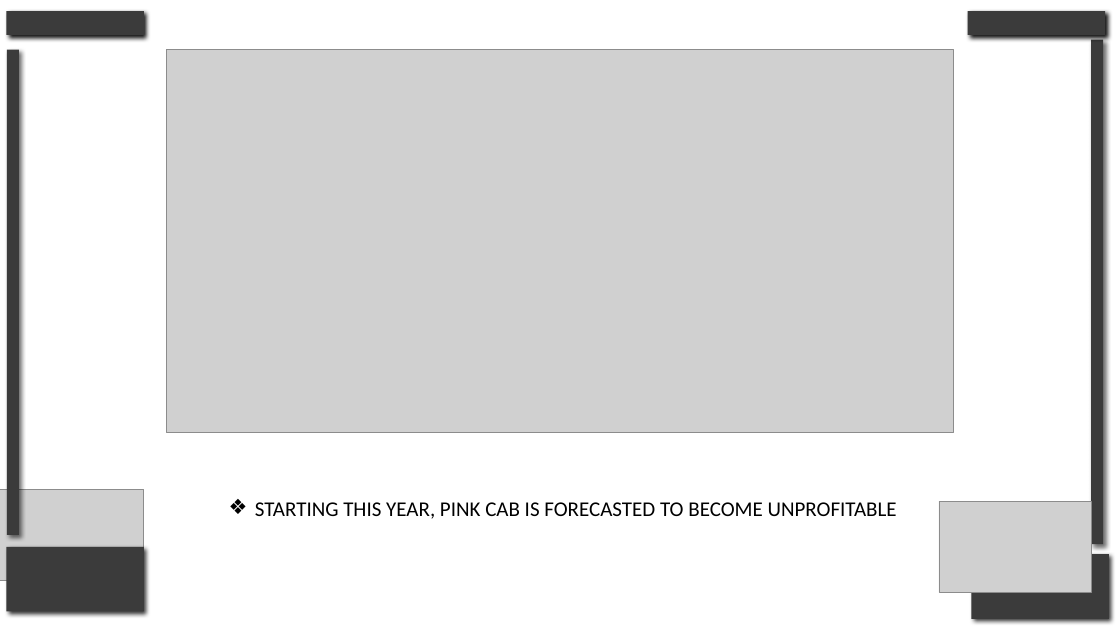
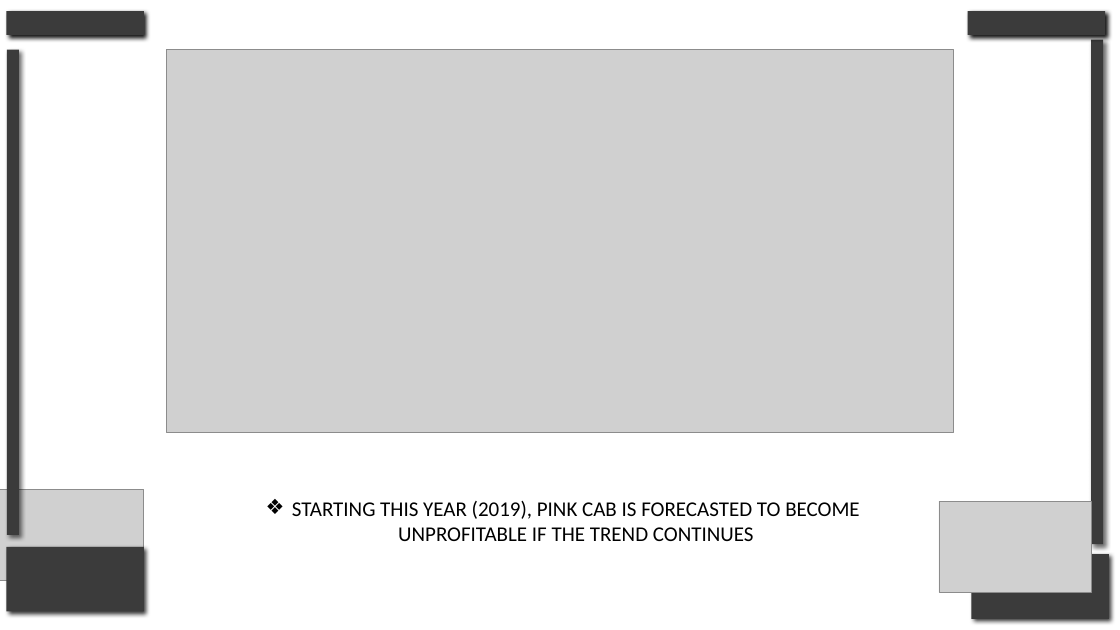
Before and after one commit to Drew5040/Portfolio, a slide deck: slide 33 of Sample1_Exploratory.Data.Analysis/eda.presentation.pptx. Drawn at 1120x630 pixels with LibreOffice and Linux fonts; fonts in the diff are those of the drawing; grey boxes stand for pictures. Boxes give left, top, right and bottom in pixels: in the first picture for what was removed or moved away, otherwise in the second. Text is boxed around its words. In the diff, an @@ line names an element or a change of style, - is before the commit and + after.

```diff
--- a/Sample1_Exploratory.Data.Analysis/eda.presentation.pptx
+++ b/Sample1_Exploratory.Data.Analysis/eda.presentation.pptx
@@ text at (292,501,859,541): text changed @@
-❖ STARTING THIS YEAR, PINK CAB IS FORECASTED TO BECOME UNPROFITABLE
+❖ STARTING THIS YEAR (2019), PINK CAB IS FORECASTED TO BECOME UNPROFITABLE IF THE TREND CONTINUES
```
Also in this commit, not shown: 16 other slides changed, 2 slides added, 1 slide removed.
